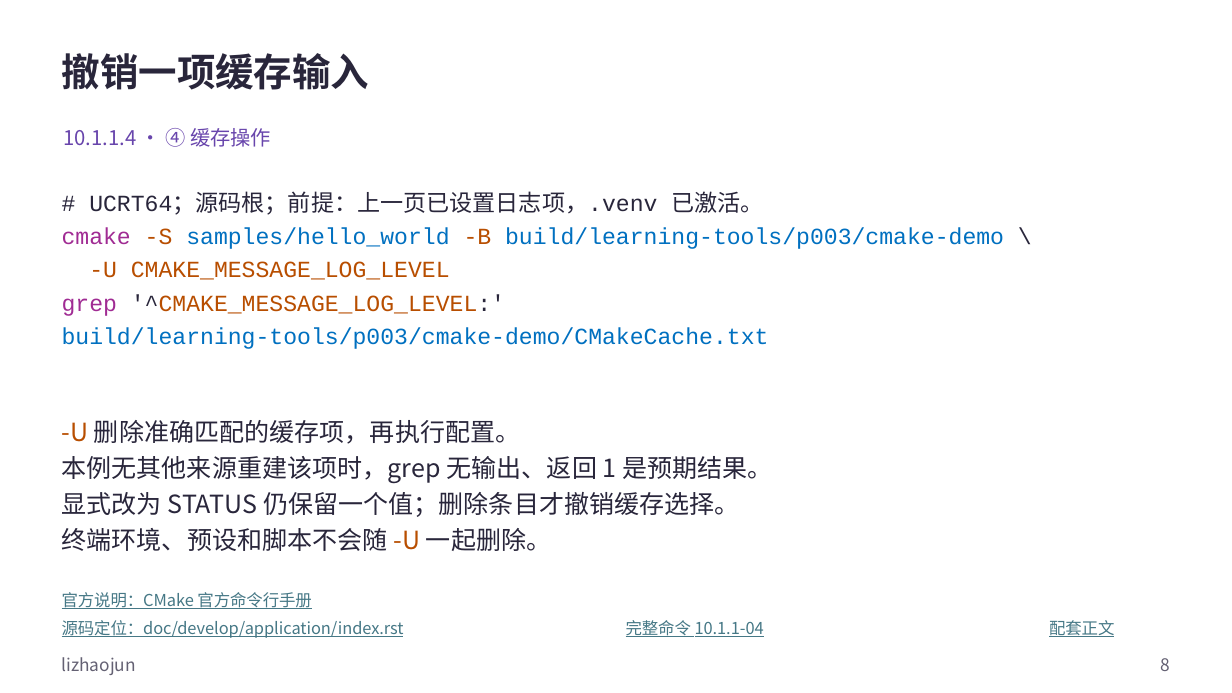
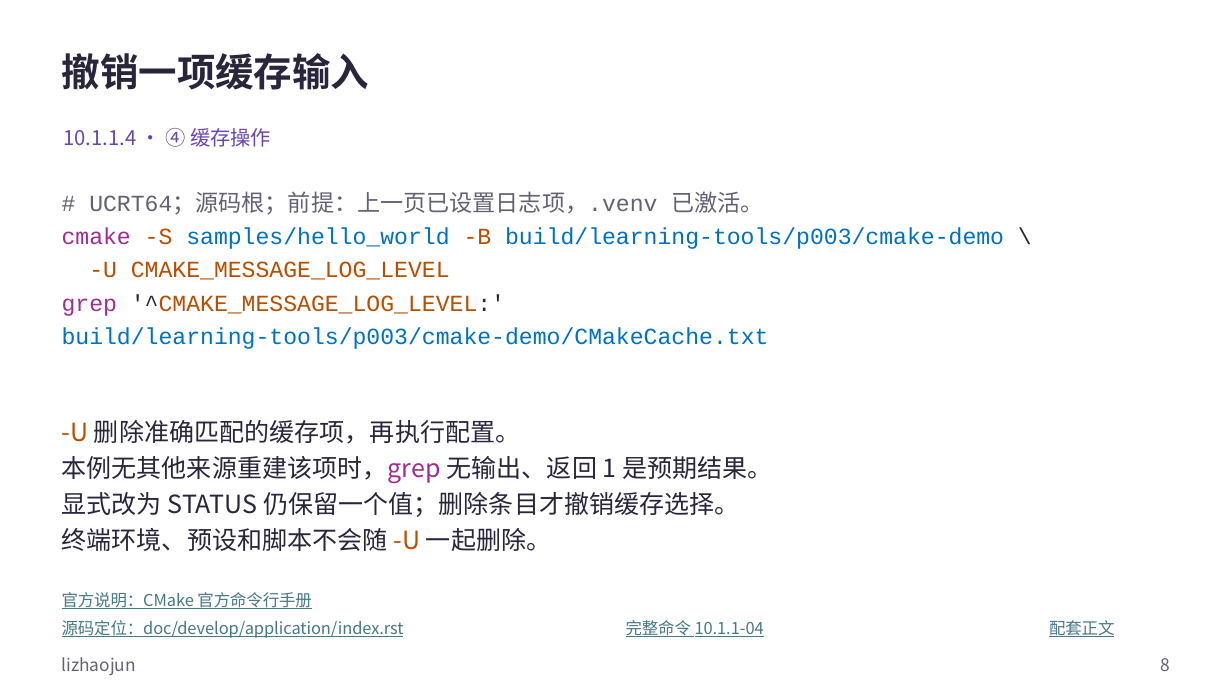
Before and after one commit to FormingSystem/zephyr_hc32f4a0, a slide deck: slide 8 of learning/P01_zephyr_make_project/slides/P010_CMake缓存与构建排错_Windows.pptx. Drawn at 1232x693 pixels with LibreOffice and Linux fonts; fonts in the diff are those of the drawing. Boxes give left, top, right and bottom in pixels: in the first picture for what was removed or moved away, otherwise in the second. Text is boxed around its words. In the diff, an @@ line names an element or a change of style, - is before the commit and + after.

Commit message:
content(learning/cmake-cache): 统一缓存排错文稿的变量和命令样式
- 给缓存输入、作用范围接口及排查命令使用一致语义颜色，保留原有判断分支和连续操作文本。
- 正式 PPT 与可重建原生源同步，保留封面、媒体、批注和非正文页脚署名。

```diff
--- a/learning/P01_zephyr_make_project/slides/P010_CMake缓存与构建排错_Windows.pptx
+++ b/learning/P01_zephyr_make_project/slides/P010_CMake缓存与构建排错_Windows.pptx
@@ text at (89, 191, 763, 215): text colour #29263B to #646173 in "# UCRT64；源码根；前提：上一页已设置日志项，.venv 已激活。" @@
@@ text at (62, 456, 772, 483): text colour #29263B to #A02B93 in "本例无其他来源重建该项时，grep" @@
```
Also in this commit, not shown: 9 other slides changed, 19 other files.
